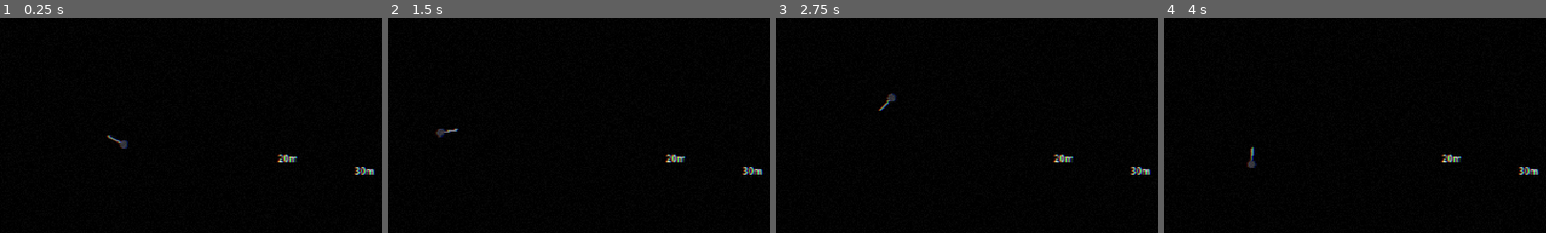
Above: before the commit, frames 1-4 (left to right).
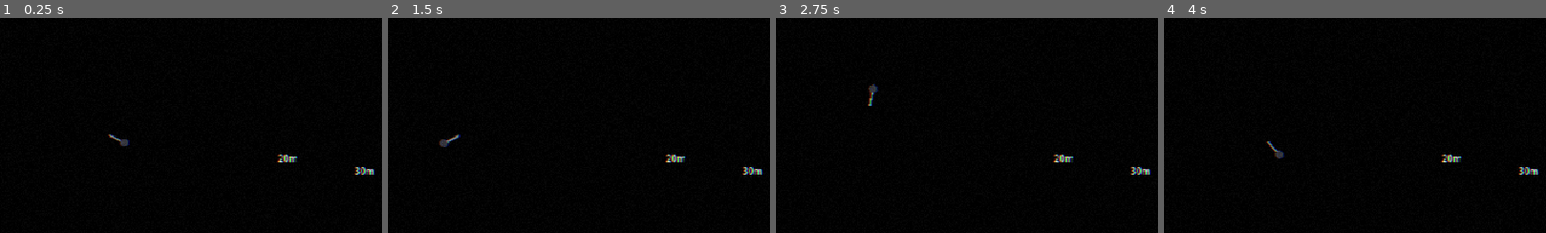
Above: after the commit, the same moments.

Repository: moowahaha/Podium80
Game: Godot game, scene res://src/events/hammer/Hammer.tscn
Two runs of this game, one before a commit and one after it. Both use one fixed random seed, a clock stepped at 60 frames per second and the inputs below. This scene is started directly instead of the project's main scene.
Inputs (mouse positions are % of the whole screen's width and height, from its top left):
- Up to frame 1 (0.25 s): no input
- Up to frame 2 (1.5 s): tap Enter (ui_accept) at 0.5, 0.77 s; move the mouse to (72, 45) at 0.52 s; hold Right 0.53-1.25 s; tap Space (p1_a) at 0.6 s; click (72, 45) at 0.67 s; drag from (30, 55) to (45, 70) at 1.27 s
- Up to frame 3 (2.75 s): move the mouse to (60, 28) at 2.02 s; hold Right from 2.03 s (still down); tap Q at 2.1 s
- Up to frame 4 (4 s): release Right at 2.75 s; tap Enter (ui_accept) at 2.75, 3.77 s; drag from (45, 70) to (20, 35) at 2.77 s; move the mouse to (80, 65) at 3.52 s; hold Left from 3.53 s (still down); tap K at 3.6 s
The pictures show only the part of the screen within x 0-50%, y 28-78%; the shares and areas given below are measured in that part.

The runs differ from the first frame. In frame 1, 0.1% of the frame differs, in the area x 28-34%, y 54-61%; in frame 2, 0.3%; in frame 3, 0.3%, in the area x 24-32%, y 30-44%; in frame 4, 0.3%.
Error in both runs: Out of bounds get index '0' (on base: 'Array[StringName]') (res://src/events/hammer/Hammer.gd:69)

Commit message:
Stadium: grass apron below the track + sky->black fade above it (zoom-out); hammer 10% easier
- Draw a textured, mown grass apron below the track extending well past the viewport, so a
  zoomed-out race camera never shows a black strip at the bottom.
- Fade the area above the sky from the backdrop's own top colour to black, so the top of a
  zoomed-out view blends instead of a hard black edge.
- Hammer: slow the spin rotation another ~10% (more time to release in the sector).

Co-Authored-By: Claude Opus 4.8 (1M context) <noreply@anthropic.com>

Diff:
--- a/src/common/Stadium.gd
+++ b/src/common/Stadium.gd
@@ -13,6 +13,8 @@
 @export var backdrop_tile := true       # true: repeat/mirror the art; false: one fixed wide image (pool)
 
 const INFIELD_H := 20.0        # depth of the grassy infield strip between the stand wall and track
+const APRON_DROP := 360.0       # how far the grassy apron extends below the base viewport (for zoom-out)
+const TOP_FADE := 320.0         # height of the sky->black fade above the backdrop (for zoom-out)
 # Runway mode (jump events): a single run strip flanked by grass, instead of the full lane track.
 @export var runway := false
 const RUNWAY_UP := 32.0        # run strip extends this far above the athlete line...
@@ -27,6 +29,8 @@
 var _crowd: Array = []         # [{x, y, base_col, phase, w, h}]
 var _grass: Array = []         # static grass blades over the infield strip (seeded)
 var _track_grain: Array = []   # static grain specks over the running track (seeded)
+var _apron_grain: Array = []    # static grass texture for the apron below the track (seeded)
+var _sky_top_col := Palette.SKY_TOP   # backdrop's top colour, for the sky->black fade above it
 
 func _ready() -> void:
 	z_index = -10          # always the backmost layer, so event decorations + athletes draw on top
@@ -42,6 +46,11 @@
 func set_backdrop(path: String) -> void:
 	if ResourceLoader.exists(path):
 		backdrop = load(path)
+		var img := backdrop.get_image()
+		if img != null:
+			if img.is_compressed():
+				img.decompress()
+			_sky_top_col = img.get_pixel(img.get_width() / 2, 0)
 		queue_redraw()
 
 func _build_crowd() -> void:
@@ -108,6 +117,14 @@
 			"h": rng.randf_range(1.0, 2.0),
 			"col": col2,
 		})
+	# Grass texture for the apron below the track — a mown field the zoomed-out race camera shows
+	# instead of a black strip.
+	_apron_grain.clear()
+	var apron_bot := Palette.BASE_HEIGHT + APRON_DROP
+	for _j in int(world_width * 0.8):
+		var acol := Palette.INFIELD.lightened(rng.randf_range(0.06, 0.24)) if rng.randf() < 0.5 else Palette.INFIELD.darkened(rng.randf_range(0.10, 0.34))
+		acol.a = rng.randf_range(0.4, 0.85)
+		_apron_grain.append({"x": rng.randf_range(0.0, world_width), "y": rng.randf_range(TRACK_BOTTOM, apron_bot), "w": rng.randf_range(1.5, 3.5), "h": rng.randf_range(2.0, 5.0), "col": acol})
 
 ## Runway mode: grass blades scattered across the whole field (except under the strip) + grain on the strip.
 func _build_runway_texture(rng: RandomNumberGenerator) -> void:
@@ -138,6 +155,12 @@
 
 func _draw() -> void:
 	var w := world_width
+	# Fade the area above the sky from the backdrop's top colour to black, so a zoomed-out camera sees
+	# a soft transition instead of a hard black edge above the backdrop.
+	var fade_steps := 16
+	for fi in fade_steps:
+		var ft := float(fi) / float(fade_steps)
+		draw_rect(Rect2(0, -TOP_FADE + TOP_FADE * ft, w, TOP_FADE / fade_steps + 1.0), Color(0, 0, 0).lerp(_sky_top_col, ft))
 	if backdrop:
 		var th := float(Palette.BASE_HEIGHT)
 		if backdrop_tile:
@@ -227,6 +250,18 @@
 		while m < w:
 			draw_rect(Rect2(m, TRACK_BOTTOM - 10.0, 2.5, 7.5), Palette.TRACK_LINE * Color(1, 1, 1, 0.5))
 			m += 50.0
+	# Grassy apron below the track, tall enough that a zoomed-out camera never reveals a black strip.
+	var apron_bot2 := Palette.BASE_HEIGHT + APRON_DROP
+	draw_rect(Rect2(0, TRACK_BOTTOM, w, apron_bot2 - TRACK_BOTTOM), Palette.INFIELD.darkened(0.10))
+	var sy := TRACK_BOTTOM
+	var si := 0
+	while sy < apron_bot2:
+		if si % 2 == 1:
+			draw_rect(Rect2(0, sy, w, 24.0), Palette.INFIELD.darkened(0.03))
+		sy += 24.0
+		si += 1
+	for a in _apron_grain:
+		draw_rect(Rect2(a["x"], a["y"], a["w"], a["h"]), a["col"])
 
 ## A single run strip (the runway) down the middle of a grass field — for the jump events.
 func _draw_runway(w: float) -> void:
--- a/src/events/hammer/Hammer.gd
+++ b/src/events/hammer/Hammer.gd
@@ -147,7 +147,7 @@
 		engine.tap_b()
 	engine.update(delta)
 	var spin := engine.speed_ratio()
-	angle = fposmod(angle + (2.2 + spin * 9.0) * 0.9 * delta, TAU)   # spin rotation 10% slower
+	angle = fposmod(angle + (2.2 + spin * 9.0) * 0.81 * delta, TAU)   # spin rotation ~19% slower (more time to release)
 	if Input.is_action_just_pressed(Platform.act(pi, &"lb")):
 		_release(spin)
 
